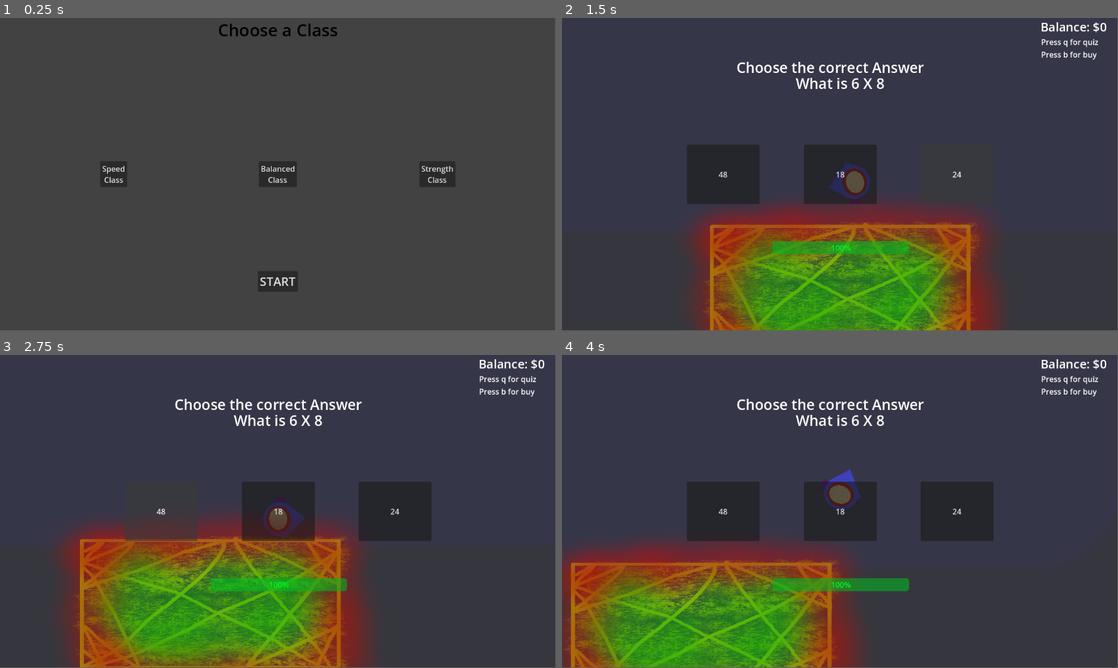
Above: before the commit, frames 1-4 (two rows, left to right).
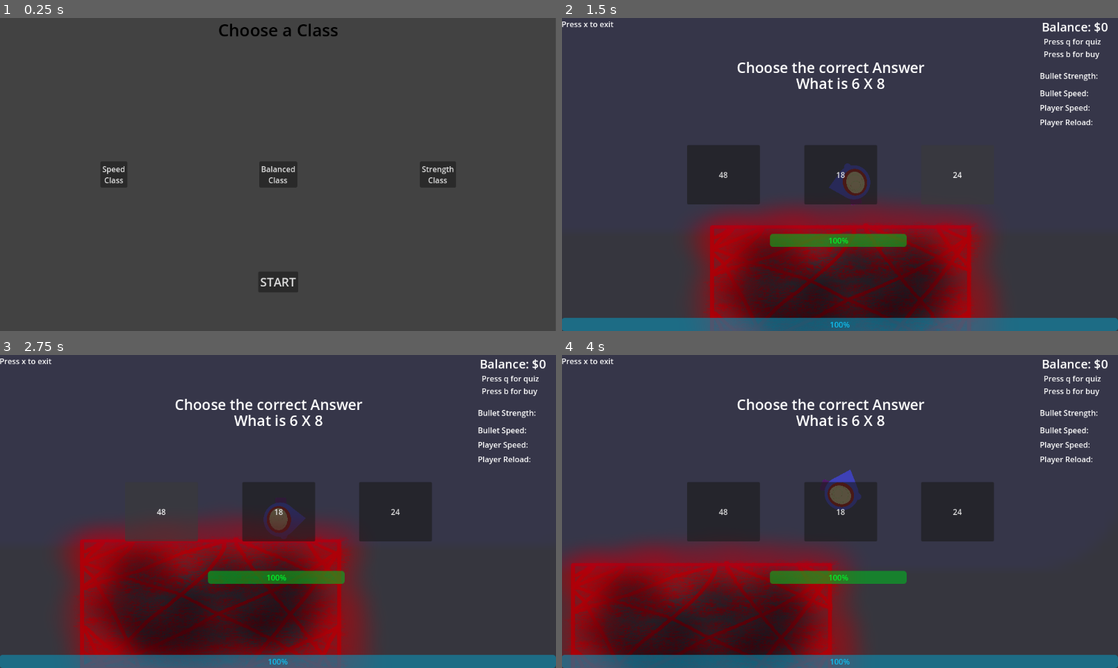
Above: after the commit, the same moments.

Repository: Browntp/DefendPrincess
Game: Godot game, scene res://UIs/main_menu.tscn
Two runs of this game, one before a commit and one after it. Both use one fixed random seed, a clock stepped at 60 frames per second and the inputs below. The engine's default icon, where the game draws it, is replaced by a stand-in: a white triangle on a blue panel in a dark square.
Inputs (mouse positions are in pixels of both pictures, inside the frame that each line leads up to):
- Up to frame 1 (0.25 s): no input
- Up to frame 2 (1.5 s): click "START" at 0.5 s; tap Q (Quiz) at 1.25, 1.35 s; move the mouse to (962, 158) at 1.27 s; hold D (right) from 1.28 s (still down)
- Up to frame 3 (2.75 s): tap Q (Quiz) at 2 s; move the mouse to (166, 527) at 2.02 s; release D (right) at 2.03 s; hold S (down) from 2.03 s (still down); tap B (buy) at 2.1 s
- Up to frame 4 (4 s): tap Q (Quiz) at 2.75, 3.5, 3.6 s; move the mouse to (895, 442) at 2.77 s; release S (down) at 2.78 s; hold D (right) 2.78-3.53 s; click (895, 442) at 2.85 s; move the mouse to (812, 574) at 3.52 s; hold W (up) from 3.53 s (still down)
In our replay, the window is 799x449 before the commit and 800x450 after it. These sizes can differ from the game's own. Grey fills any space a smaller window leaves; there, only what the larger window draws over its background counts as a difference.

The runs differ from the first frame. In frame 1, 0.4% of the frame differs, in the area x 18-82%, y 2-86%; in frame 2, 20%; in frame 3, 23%, in the area x 0-100%, y 0-100%; in frame 4, 20%.

Commit message:
published on itch

Diff:
--- a/Objects/vault.tscn
+++ b/Objects/vault.tscn
@@ -7,6 +7,7 @@
 size = Vector2(287, 149)
 
 [node name="Vault" type="StaticBody2D"]
+modulate = Color(1, 0, 0, 1)
 collision_layer = 16
 collision_mask = 15
 script = ExtResource("1_21n6s")
--- a/PlayerCharacters/PlayerBase.gd
+++ b/PlayerCharacters/PlayerBase.gd
@@ -16,6 +16,8 @@
 		shootBaseBullet.emit(bullet_direction, $BulletFireLocation.global_position)
 		bullet_reloaded = false
 		$BulletTimer.start()
+	if Input.is_action_just_released("exit"):
+		get_tree().quit()
 	velocity = direction * SPEED * delta
 
 	var collision = move_and_collide(velocity)
--- a/UIs/main_ui.gd
+++ b/UIs/main_ui.gd
@@ -11,7 +11,7 @@
 func change_balance():
 	$Control/ScoreLabel.text = "Balance: " + str(Global.balance)
 # Called every frame. 'delta' is the elapsed time since the previous frame.
-func _process(delta):
+func _process(_delta):
 	pass
 
 
--- a/UIs/main_ui.tscn
+++ b/UIs/main_ui.tscn
@@ -10,8 +10,8 @@
 anchors_preset = 0
 offset_left = -1.0
 offset_top = 1.0
-offset_right = 1151.0
-offset_bottom = 1153.0
+offset_right = 1152.0
+offset_bottom = 648.0
 
 [node name="ScoreLabel" type="Label" parent="Control"]
 layout_mode = 1
@@ -31,10 +31,10 @@
 anchor_top = 0.077
 anchor_right = 0.993
 anchor_bottom = 0.077
-offset_left = -148.936
-offset_top = -51.704
-offset_right = 0.0639648
-offset_bottom = 0.29599
+offset_left = -145.929
+offset_top = -13.819
+offset_right = 3.07104
+offset_bottom = 38.181
 grow_horizontal = 0
 grow_vertical = 2
 text = "Press q for quiz
@@ -59,19 +59,95 @@
 [node name="HealthBar" type="ProgressBar" parent="Control"]
 modulate = Color(0, 1, 0.180392, 1)
 layout_mode = 1
-anchors_preset = 8
+anchors_preset = -1
 anchor_left = 0.5
-anchor_top = 0.5
+anchor_top = 0.703
 anchor_right = 0.5
-anchor_bottom = 0.5
-offset_left = -138.0
-offset_top = -114.0
-offset_right = 145.0
-offset_bottom = -87.0
+anchor_bottom = 0.703
+offset_left = -144.5
+offset_top = -8.841
+offset_right = 138.5
+offset_bottom = 18.159
 grow_horizontal = 2
 grow_vertical = 2
 max_value = 1.0
 value = 1.0
+
+[node name="VaultHealthBar" type="ProgressBar" parent="Control"]
+modulate = Color(0.0627451, 0.796078, 1, 1)
+layout_mode = 1
+anchors_preset = 12
+anchor_top = 1.0
+anchor_right = 1.0
+anchor_bottom = 1.0
+offset_top = -27.0
+grow_horizontal = 2
+grow_vertical = 0
+max_value = 500.0
+value = 500.0
+
+[node name="exitLabel" type="Label" parent="Control"]
+layout_mode = 0
+offset_right = 108.0
+offset_bottom = 26.0
+text = "Press x to exit
+"
+
+[node name="PlayerStatsControl" type="Control" parent="Control"]
+layout_mode = 1
+anchor_left = 1.0
+anchor_top = 0.165
+anchor_right = 1.0
+anchor_bottom = 0.921
+offset_left = -162.0
+offset_top = 0.244995
+offset_bottom = 0.112976
+grow_horizontal = 0
+grow_vertical = 2
+
+[node name="BulletStrength" type="Label" parent="Control/PlayerStatsControl"]
+layout_mode = 1
+anchors_preset = 10
+anchor_right = 1.0
+offset_bottom = 23.0
+grow_horizontal = 2
+text = "Bullet Strength:"
+
+[node name="BulletSpeed" type="Label" parent="Control/PlayerStatsControl"]
+layout_mode = 1
+anchors_preset = 14
+anchor_top = 0.5
+anchor_right = 1.0
+anchor_bottom = 0.5
+offset_top = -208.5
+offset_bottom = -185.5
+grow_horizontal = 2
+grow_vertical = 2
+text = "Bullet Speed:"
+
+[node name="PlayerSpeed" type="Label" parent="Control/PlayerStatsControl"]
+layout_mode = 1
+anchors_preset = 14
+anchor_top = 0.5
+anchor_right = 1.0
+anchor_bottom = 0.5
+offset_top = -178.5
+offset_bottom = -152.5
+grow_horizontal = 2
+grow_vertical = 2
+text = "Player Speed: "
+
+[node name="PlayerReload" type="Label" parent="Control/PlayerStatsControl"]
+layout_mode = 1
+anchors_preset = 14
+anchor_top = 0.5
+anchor_right = 1.0
+anchor_bottom = 0.5
+offset_top = -148.5
+offset_bottom = -122.5
+grow_horizontal = 2
+grow_vertical = 2
+text = "Player Reload: "
 
 [node name="RoundTimer" type="Timer" parent="."]
 wait_time = 20.0
--- a/UIs/purchasing_ui.gd
+++ b/UIs/purchasing_ui.gd
@@ -32,10 +32,10 @@
 		bullet_speed_cost = 6
 		strength_cost = 2
 		reload_cost = 6
-	$Control/GeneralPurchase/GeneralStats/BulletSpeed.text += str(bullet_speed_cost)
-	$Control/GeneralPurchase/GeneralStats/Speed.text += str(speed_cost)
-	$Control/GeneralPurchase/GeneralStats/Strength.text += str(strength_cost)
-	$Control/GeneralPurchase/GeneralStats/ReloadTime.text += str(reload_cost)
+	$Control/GeneralPurchase/GeneralStats/BulletSpeed.text += "\n$" + str(bullet_speed_cost)
+	$Control/GeneralPurchase/GeneralStats/Speed.text += "\n$" + str(speed_cost)
+	$Control/GeneralPurchase/GeneralStats/Strength.text += "\n$" + str(strength_cost)
+	$Control/GeneralPurchase/GeneralStats/ReloadTime.text += "\n$" + str(reload_cost)
 
 func _on_strength_button_down():
 	if(Global.balance >= strength_cost):
--- a/UIs/purchasing_ui.tscn
+++ b/UIs/purchasing_ui.tscn
@@ -9,33 +9,39 @@
 layout_mode = 3
 anchors_preset = 0
 offset_right = 1152.0
-offset_bottom = 1152.0
+offset_bottom = 647.0
 
 [node name="GeneralPurchase" type="Control" parent="Control"]
 layout_mode = 1
-anchors_preset = 10
-anchor_right = 1.0
-offset_bottom = 373.0
-grow_horizontal = 2
+anchors_preset = 0
+offset_right = 1152.0
+offset_bottom = 349.0
 
 [node name="Label" type="Label" parent="Control/GeneralPurchase"]
 layout_mode = 1
 anchors_preset = 5
 anchor_left = 0.5
 anchor_right = 0.5
-offset_left = -72.5
-offset_right = 72.5
-offset_bottom = 26.0
+offset_left = -178.5
+offset_right = 178.5
+offset_bottom = 58.0
 grow_horizontal = 2
 theme_override_font_sizes/font_size = 40
 text = "General Purchases"
 
 [node name="GeneralStats" type="Control" parent="Control/GeneralPurchase"]
-anchors_preset = 0
-offset_left = 283.0
-offset_top = 204.0
-offset_right = 867.0
-offset_bottom = 440.0
+layout_mode = 1
+anchors_preset = 8
+anchor_left = 0.5
+anchor_top = 0.5
+anchor_right = 0.5
+anchor_bottom = 0.5
+offset_left = -285.0
+offset_top = -64.5
+offset_right = 299.0
+offset_bottom = 169.5
+grow_horizontal = 2
+grow_vertical = 2
 
 [node name="Strength" type="Button" parent="Control/GeneralPurchase/GeneralStats"]
 layout_mode = 1
@@ -46,16 +52,13 @@
 offset_right = 4.0
 offset_bottom = 8.0
 grow_horizontal = 2
-text = "Bullet Strength
-$
-"
+text = "Bullet Strength"
 
 [node name="Speed" type="Button" parent="Control/GeneralPurchase/GeneralStats"]
 layout_mode = 0
 offset_right = 8.0
 offset_bottom = 8.0
-text = "Character Speed
-$"
+text = "Character Speed "
 
 [node name="BulletSpeed" type="Button" parent="Control/GeneralPurchase/GeneralStats"]
 layout_mode = 1
@@ -65,9 +68,7 @@
 offset_left = -8.0
 offset_bottom = 8.0
 grow_horizontal = 0
-text = "Bullet Speed
-$
-"
+text = "Bullet Speed "
 
 [node name="ReloadTime" type="Button" parent="Control/GeneralPurchase/GeneralStats"]
 layout_mode = 1
@@ -82,8 +83,7 @@
 offset_bottom = 4.0
 grow_horizontal = 2
 grow_vertical = 2
-text = "Reload Time
-$"
+text = "Reload Time"
 
 [node name="ClassPurchase" type="Control" parent="Control"]
 layout_mode = 1
@@ -91,8 +91,10 @@
 anchor_top = 0.5
 anchor_right = 1.0
 anchor_bottom = 0.5
-offset_top = -193.0
-offset_bottom = 124.0
+offset_left = -2.0
+offset_top = 32.5
+offset_right = -2.0
+offset_bottom = 322.5
 grow_horizontal = 2
 grow_vertical = 2
 
--- a/home.gd
+++ b/home.gd
@@ -4,11 +4,12 @@
 var enemy2_scene = preload("res://Enemies/enemy_2.tscn")
 var round = 1
 var player_health = 100.0
-var vault_health = 50.0
+var vault_health = 500.0
 # Called when the node enters the scene tree for the first time.
 func _ready():
 	$Players/PlayerBase.position = $StartingPosition.position
 	$UIs/TestingUI.visible = false
+
 
 # Called every frame. 'delta' is the elapsed time since the previous frame.
 func _process(_delta):
@@ -65,20 +66,24 @@
 func _on_purchasing_ui_buy_bullet_speed(cost):
 	Global.bullet_speed += 10
 	Global.balance -= cost
-
+	$UIs/MainUI/Control/PlayerStatsControl/BulletSpeed.text = "Bullet Speed: " + str(Global.bullet_speed)
 
 func _on_purchasing_ui_buy_speed(cost):
-	$Players/PlayerBase.SPEED += 10
+	var player_base = $Players/PlayerBase
+	player_base.SPEED += 10
 	Global.balance -= cost
+	$UIs/MainUI/Control/PlayerStatsControl/BulletSpeed.text = "Player Speed: " + str(player_base.SPEED)
 
 
 func _on_purchasing_ui_buy_reload(cost):
-	$Players/PlayerBase/BulletTimer.wait_time *= 0.95
+	var bullet_timer = $Players/PlayerBase/BulletTimer
+	bullet_timer.wait_time *= 0.95
 	Global.balance -= cost
-
+	$UIs/MainUI/Control/PlayerStatsControl/PlayerReload.text = "Player Reload: " + str(round(bullet_timer.wait_time * 100)/100)
 func _on_purchasing_ui_buy_strength(cost):
 	Global.bullet_strength += 1
 	Global.balance -= cost
+	$UIs/MainUI/Control/PlayerStatsControl/BulletStrength.text = "Bullet Strength: " + str(Global.bullet_strength)
 
 
 func _on_enemy_1_timer_timeout():
@@ -124,4 +129,4 @@
 
 func _on_vault_vault_entered(body_damage):
 	vault_health -= body_damage
-	print(vault_health)
+	$UIs/MainUI/Control/VaultHealthBar.value = vault_health
--- a/project.godot
+++ b/project.godot
@@ -18,6 +18,11 @@
 [autoload]
 
 Global="*res://Global.gd"
+
+[display]
+
+window/size/mode=3
+window/stretch/mode="viewport"
 
 [input]
 
@@ -56,6 +61,11 @@
 "events": [Object(InputEventKey,"resource_local_to_scene":false,"resource_name":"","device":-1,"window_id":0,"alt_pressed":false,"shift_pressed":false,"ctrl_pressed":false,"meta_pressed":false,"pressed":false,"keycode":0,"physical_keycode":66,"key_label":0,"unicode":98,"echo":false,"script":null)
 ]
 }
+exit={
+"deadzone": 0.5,
+"events": [Object(InputEventKey,"resource_local_to_scene":false,"resource_name":"","device":-1,"window_id":0,"alt_pressed":false,"shift_pressed":false,"ctrl_pressed":false,"meta_pressed":false,"pressed":false,"keycode":0,"physical_keycode":88,"key_label":0,"unicode":120,"echo":false,"script":null)
+]
+}
 
 [layer_names]
 
@@ -67,4 +77,4 @@
 
 [rendering]
 
-renderer/rendering_method="mobile"
+renderer/rendering_method="gl_compatibility"
Not shown, added: export_presets.cfg
